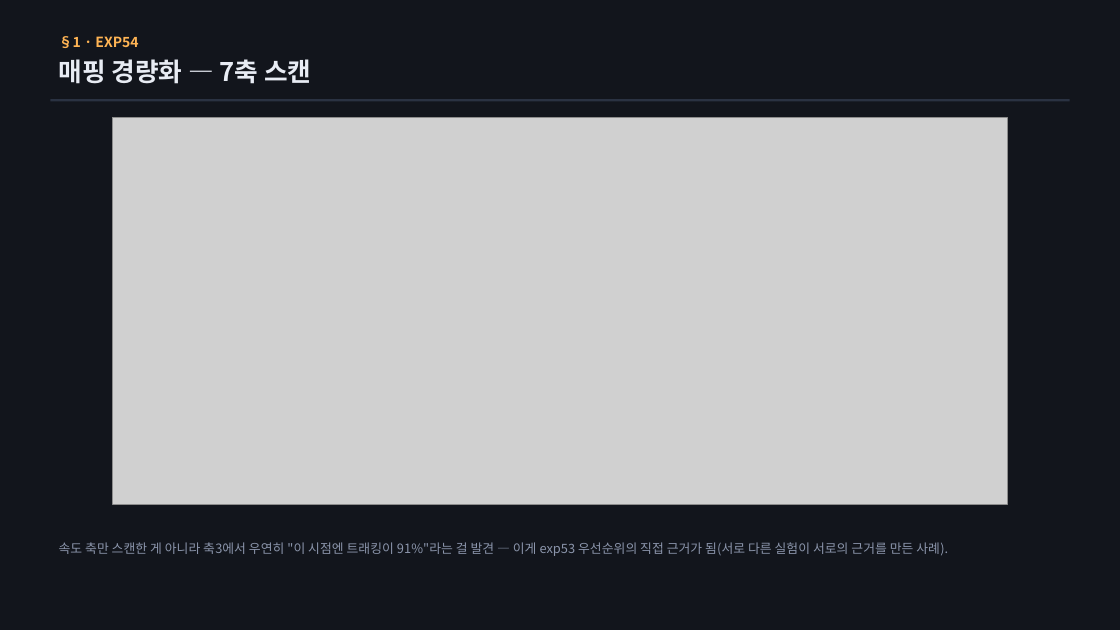
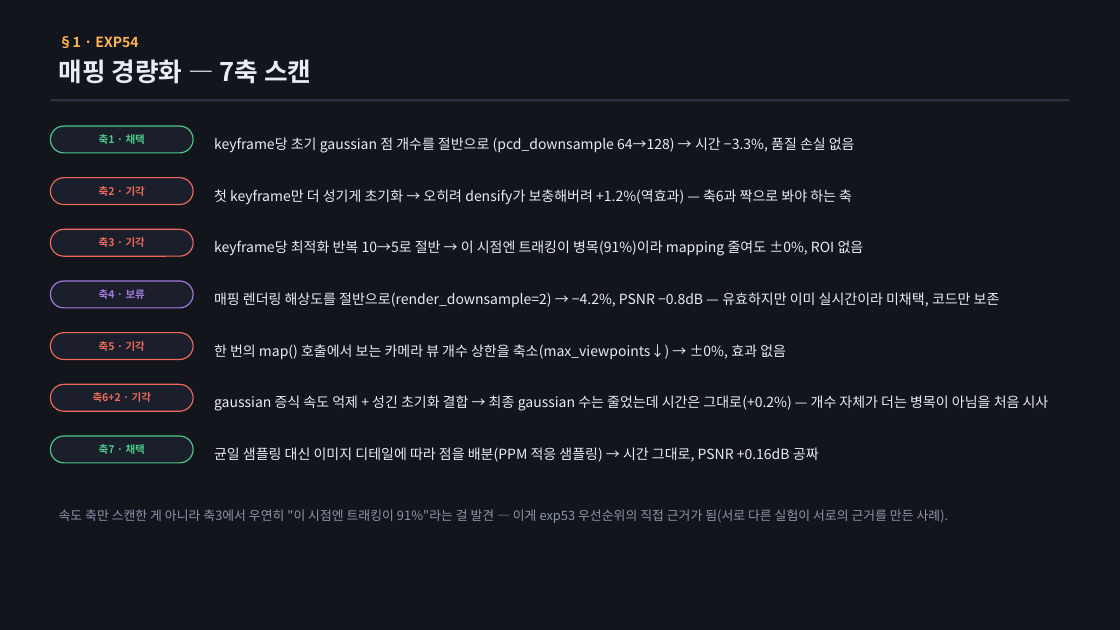
Before and after one commit to sawo0150/gs_floaterLab, a slide deck: slide 5 of context/ppt/ppt0727/vigs_realtime_journey_0727.pptx. Drawn at 1120x630 pixels with LibreOffice and Linux fonts; fonts in the diff are those of the drawing; grey boxes stand for pictures. Boxes give left, top, right and bottom in pixels: in the first picture for what was removed or moved away, otherwise in the second. Text is boxed around its words. In the diff, an @@ line names an element or a change of style, - is before the commit and + after.

Commit message:
ppt0727: 슬라이드5 겹침 수정 + 축 설명 이해하기 쉽게 재구성, post-processed급 온라인의 현실적 한계 슬라이드 2장 추가
exp54 7축 슬라이드를 겹치는 bar chart에서 색상-판정 태그 + 평문 설명
방식(action_row)으로 교체 — 각 축이 뭘 바꾸는 실험인지 바로 이해되도록.
새 슬라이드 2장: 계산량 격차(26k iter 필요 시간 vs 현재 여유, ~8.6배)와
"bounded-lag" 목표 재정의(항상 최종 품질이 아니라 프론티어+뒤따르는 정제).

```diff
--- a/context/ppt/ppt0727/vigs_realtime_journey_0727.pptx
+++ b/context/ppt/ppt0727/vigs_realtime_journey_0727.pptx
@@ picture removed at box(113, 118, 1007, 504) @@
@@ rounded rectangle added at box(50, 126, 193, 153), fill #1A1F2B, outline #4CC98A 1 pt, 9 pt, text #4CC98A, bold @@
+축1 · 채택
@@ text added at box(214, 137, 855, 153), 12 pt, text #E8ECF4 @@
+keyframe당 초기 gaussian 점 개수를 절반으로 (pcd_downsample 64→128) → 시간 −3.3%, 품질 손실 없음
@@ rounded rectangle added at box(50, 178, 193, 205), fill #1A1F2B, outline #EF6A5C 1 pt, 9 pt, text #EF6A5C, bold @@
+축2 · 기각
@@ text added at box(214, 189, 852, 205), 12 pt, text #E8ECF4 @@
+첫 keyframe만 더 성기게 초기화 → 오히려 densify가 보충해버려 +1.2%(역효과) — 축6과 짝으로 봐야 하는 축
@@ rounded rectangle added at box(50, 229, 193, 256), fill #1A1F2B, outline #EF6A5C 1 pt, 9 pt, text #EF6A5C, bold @@
+축3 · 기각
@@ text added at box(214, 240, 864, 256), 12 pt, text #E8ECF4 @@
+keyframe당 최적화 반복 10→5로 절반 → 이 시점엔 트래킹이 병목(91%)이라 mapping 줄여도 ±0%, ROI 없음
@@ rounded rectangle added at box(50, 281, 193, 308), fill #1A1F2B, outline #A479E0 1 pt, 9 pt, text #A479E0, bold @@
+축4 · 보류
@@ text added at box(214, 292, 1000, 307), 12 pt, text #E8ECF4 @@
+매핑 렌더링 해상도를 절반으로(render_downsample=2) → −4.2%, PSNR −0.8dB — 유효하지만 이미 실시간이라 미채택, 코드만 보존
@@ rounded rectangle added at box(50, 333, 193, 360), fill #1A1F2B, outline #EF6A5C 1 pt, 9 pt, text #EF6A5C, bold @@
+축5 · 기각
@@ text added at box(214, 344, 786, 360), 12 pt, text #E8ECF4 @@
+한 번의 map() 호출에서 보는 카메라 뷰 개수 상한을 축소(max_viewpoints↓) → ±0%, 효과 없음
@@ rounded rectangle added at box(50, 385, 193, 412), fill #1A1F2B, outline #EF6A5C 1 pt, 9 pt, text #EF6A5C, bold @@
+축6+2 · 기각
@@ text added at box(214, 395, 1049, 411), 12 pt, text #E8ECF4 @@
+gaussian 증식 속도 억제 + 성긴 초기화 결합 → 최종 gaussian 수는 줄었는데 시간은 그대로(+0.2%) — 개수 자체가 더는 병목이 아님을 처음 시사
@@ rounded rectangle added at box(50, 436, 193, 463), fill #1A1F2B, outline #4CC98A 1 pt, 9 pt, text #4CC98A, bold @@
+축7 · 채택
@@ text added at box(214, 447, 819, 462), 12 pt, text #E8ECF4 @@
+균일 샘플링 대신 이미지 디테일에 따라 점을 배분(PPM 적응 샘플링) → 시간 그대로, PSNR +0.16dB 공짜
@@ text "속도 축만 스캔한 게 아니라 ...": place and size @@
-text "속도 축만 스캔한 게 아니라 ..." at box(59, 542, 948, 556)
+text "속도 축만 스캔한 게 아니라 ..." at box(59, 509, 949, 523)
```
Also in this commit, not shown: 2 slides added, 5 other files.
